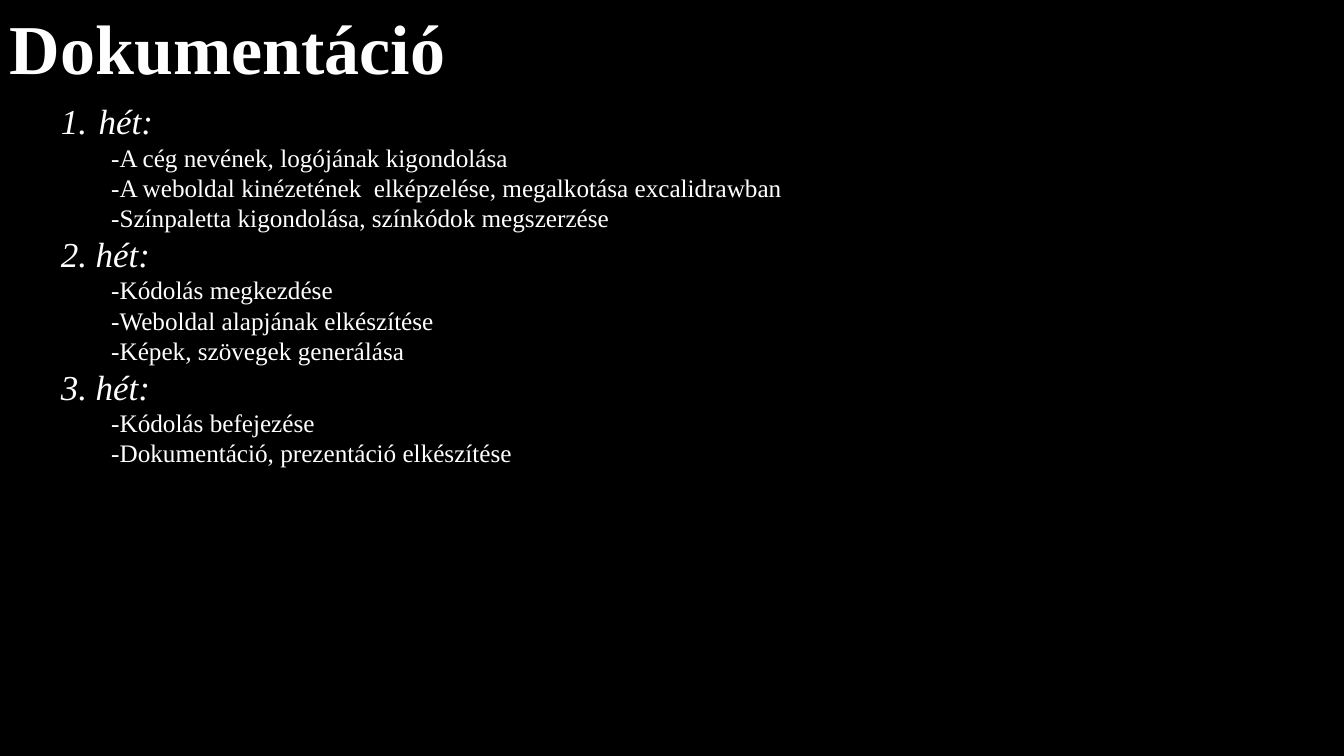
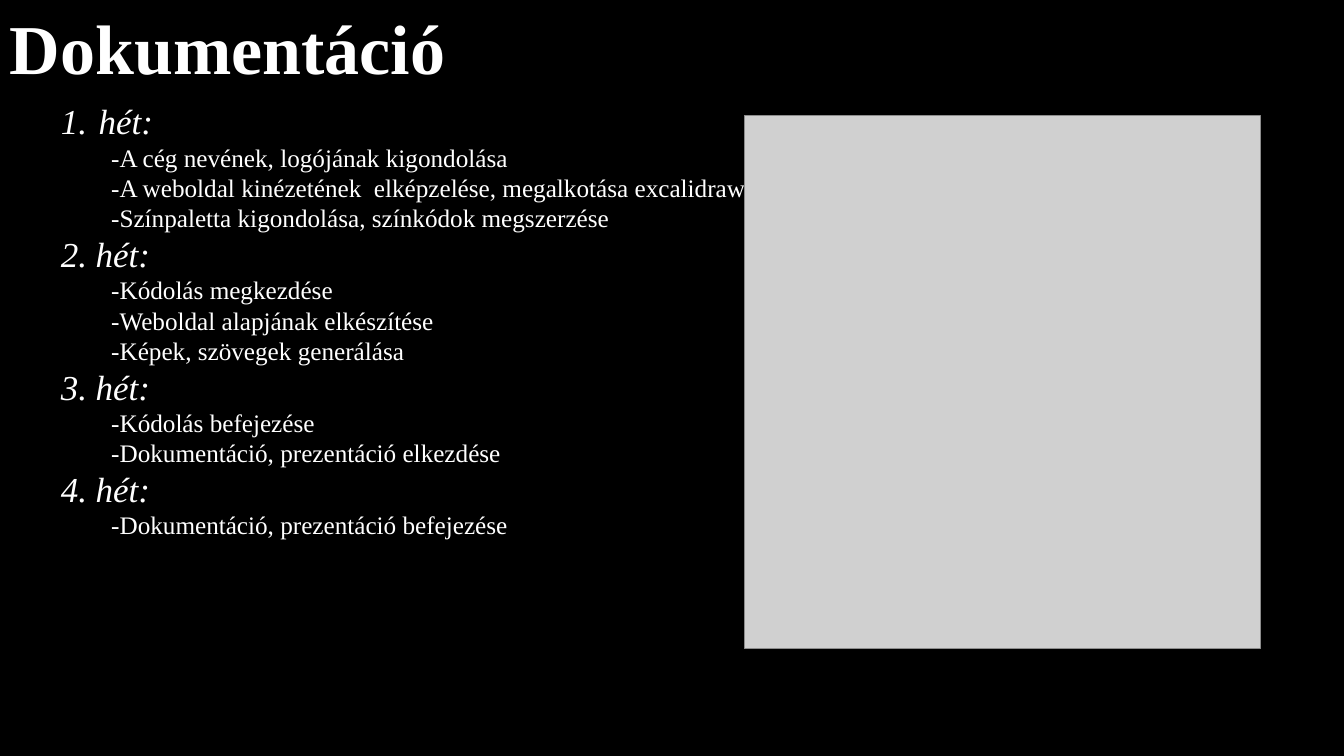
Before and after one commit to 24cAgoston/K-m-ves, a slide deck: slide 3 of prezentacio.pptx. Drawn at 1344x756 pixels with LibreOffice and Linux fonts; fonts in the diff are those of the drawing; grey boxes stand for pictures; background and template pictures are left out. Boxes give left, top, right and bottom in pixels: in the first picture for what was removed or moved away, otherwise in the second. Text is boxed around its words. In the diff, an @@ line names an element or a change of style, - is before the commit and + after.

```diff
--- a/prezentacio.pptx
+++ b/prezentacio.pptx
@@ picture added at (x1=744, y1=116, x2=1260, y2=648) @@
@@ text at (x1=61, y1=444, x2=508, y2=540): text changed @@
--Dokumentáció, prezentáció elkészítése
+-Dokumentáció, prezentáció elkezdése
+4. hét:
+-Dokumentáció, prezentáció befejezése
```
Also in this commit, not shown: 1 other slide changed, 4 slides added, 7 other files.
